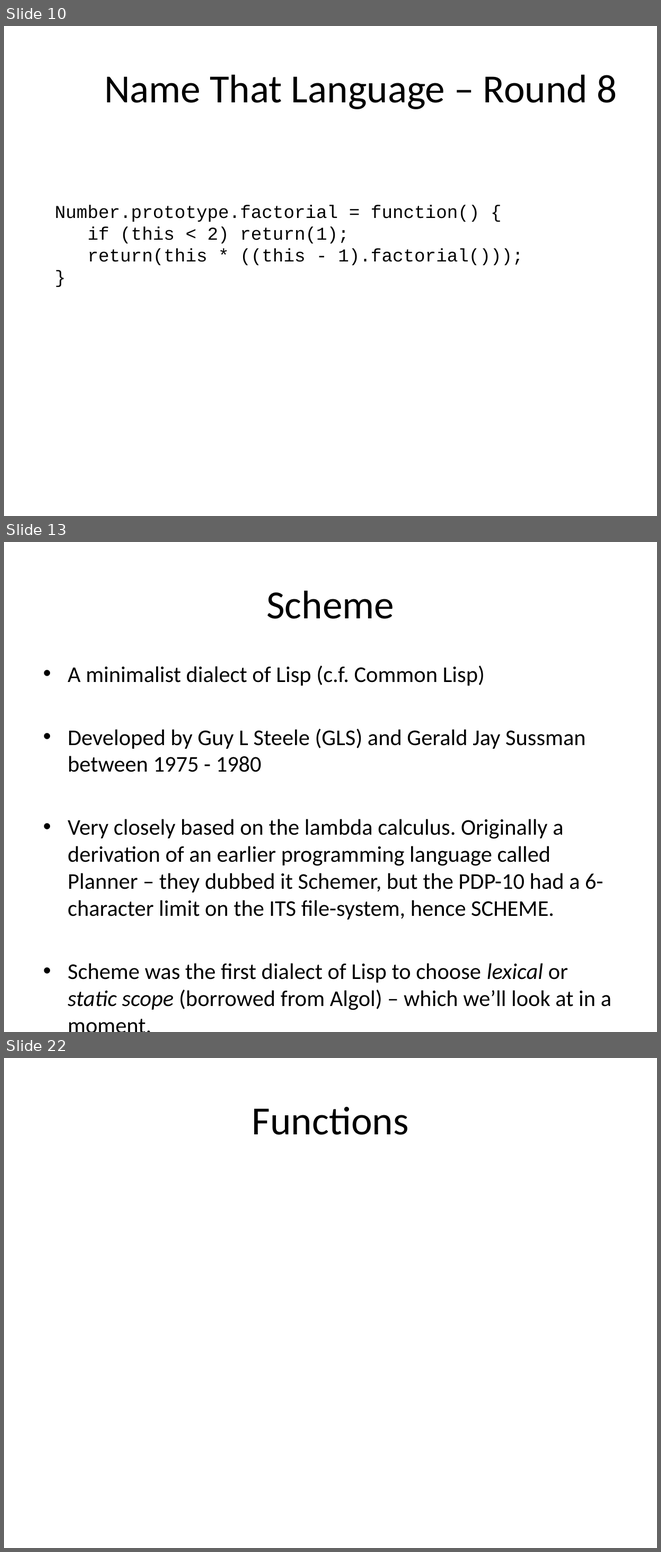
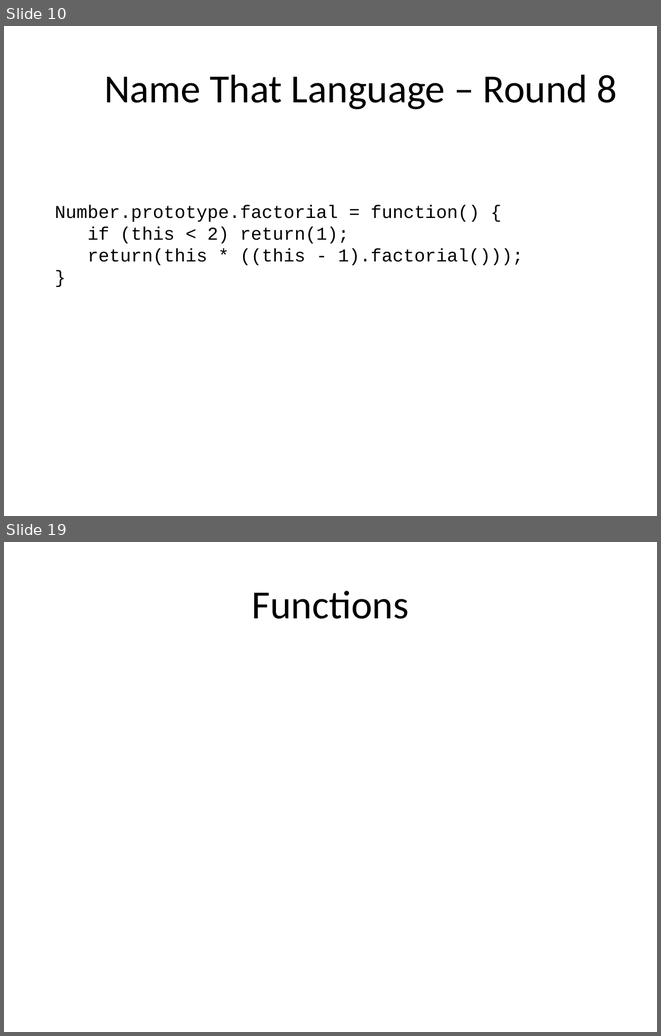
Before and after one commit to dylanbeattie/SoKnowJS, a slide deck: Slides/So You Think You Know Javascript.pptx. Shown one above the other, each under a label of ours: slides 10, 13 and 22 before the commit, slides 10 and 19 after it; the slides between them are not shown. The pictures are 661x1552 and 661x1036 pixels, drawn with LibreOffice and Linux fonts; fonts in the diff are those of the drawing. Boxes give left, top, right and bottom in pixels: in the first picture for what was removed or moved away, otherwise in the second. Text is boxed around its words. In the diff, an @@ line names an element or a change of style, - is before the commit and + after.

```diff
--- a/Slides/So You Think You Know Javascript.pptx
+++ b/Slides/So You Think You Know Javascript.pptx
@@ slide 13 removed at <box>4,542,657,1032</box>, background #FFFFFF @@
@@ title removed at <box>266,590,394,619</box> @@
-Scheme
@@ text removed at <box>68,665,611,1010</box> @@
-• A minimalist dialect of Lisp (c.f. Common Lisp)
-• Developed by Guy L Steele (GLS) and Gerald Jay Sussman between 1975 - 1980
-• Very closely based on the lambda calculus. Originally a derivation of an earlier programming language called Planner – they dubbed it Schemer, but the PDP-10 had a 6-character limit on the ITS file-system, hence SCHEME.
-• Scheme was the first dialect of Lisp to choose lexical or static scope (borrowed from Algol) – which we’ll look at in a moment.
@@ what was slide 22 is now slide 19 @@
```
Also in this commit, not shown: 3 slides changed, 9 slides added, 9 other slides removed, 3 other files.
